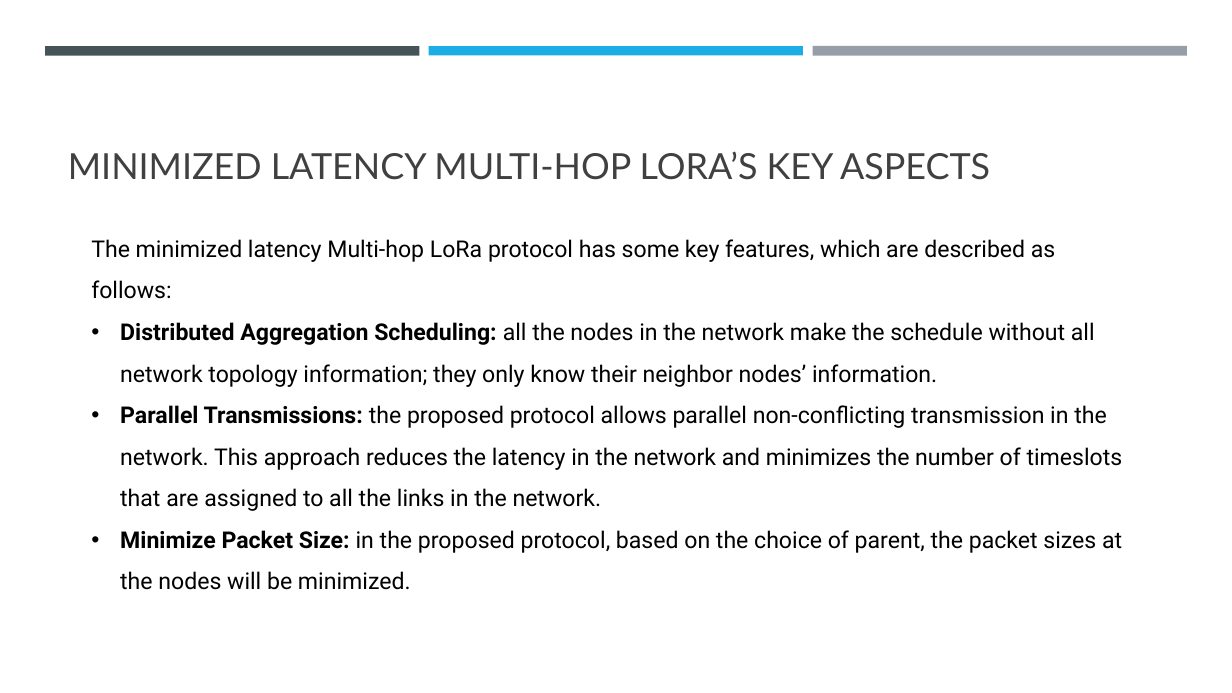
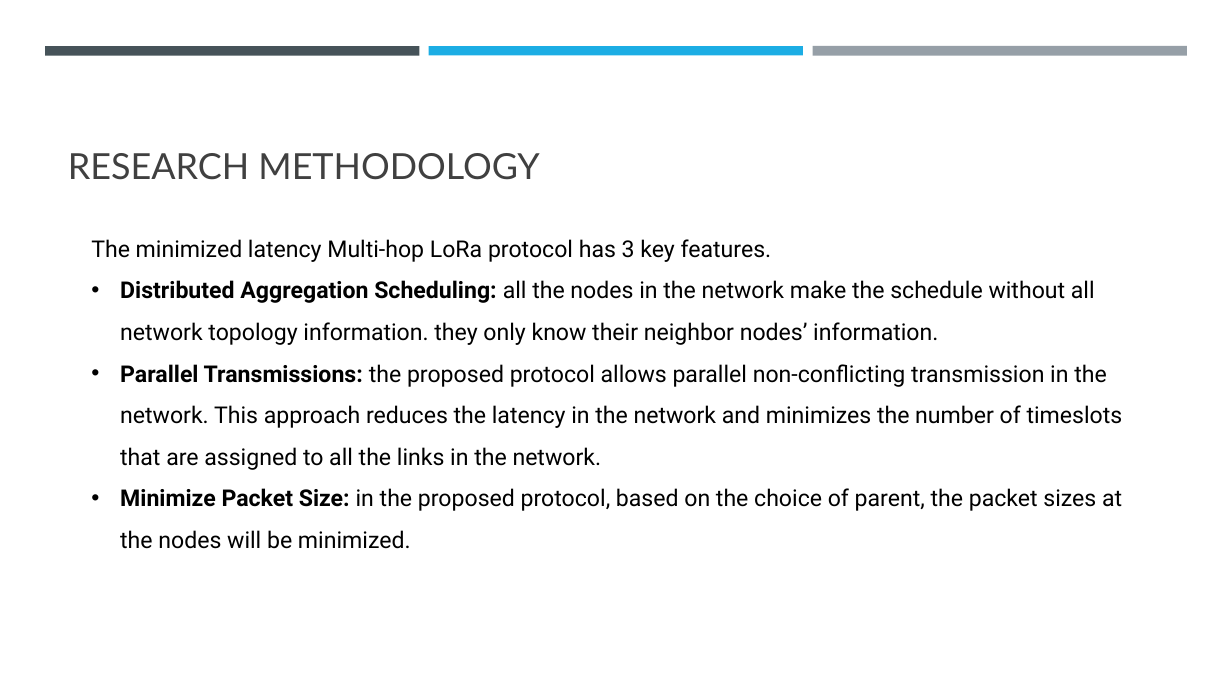
Before and after one commit to Wanarut/Review_literature, a slide deck: slide 10 of Multi-Hop LoRa Network Protocol with Minimized Latency.pptx (slide 16 before the commit). Drawn at 1232x693 pixels with LibreOffice and Linux fonts; fonts in the diff are those of the drawing. Boxes give left, top, right and bottom in pixels: in the first picture for what was removed or moved away, otherwise in the second. Text is boxed around its words. In the diff, an @@ line names an element or a change of style, - is before the commit and + after.

```diff
--- a/Multi-Hop LoRa Network Protocol with Minimized Latency.pptx
+++ b/Multi-Hop LoRa Network Protocol with Minimized Latency.pptx
@@ title at box(68, 153, 539, 180): text changed @@
-MINIMIZED LATENCY MULTI-HOP LORA’S KEY ASPECTS
+RESEARCH METHODOLOGY
@@ text at box(91, 239, 1095, 345): text changed @@
-The minimized latency Multi-hop LoRa protocol has some key features, which are described as follows:
-• Distributed Aggregation Scheduling: all the nodes in the network make the schedule without all network topology information; they only know their neighbor nodes’ information.
+The minimized latency Multi-hop LoRa protocol has 3 key features.
+• Distributed Aggregation Scheduling: all the nodes in the network make the schedule without all network topology information. they only know their neighbor nodes’ information.
```
Also in this commit, not shown: 30 other slides changed, 3 slides added.
